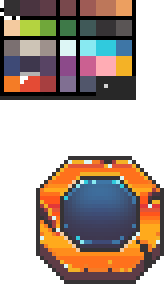
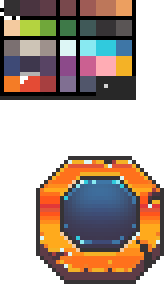
Two versions of the same layered image (164px x 284px). Layer-by-layer changes:
added layer "Layer 13" in group "Button" over [44, 160, 120, 272]
painted on "Layer 7" over [40, 200, 60, 236]
